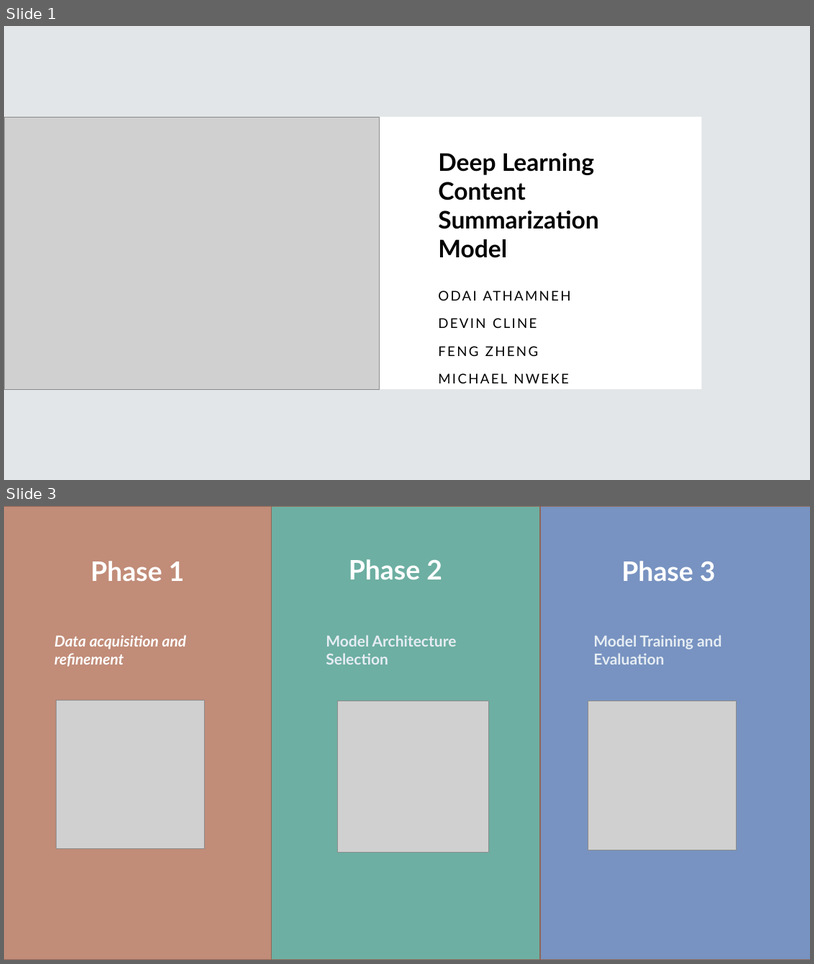
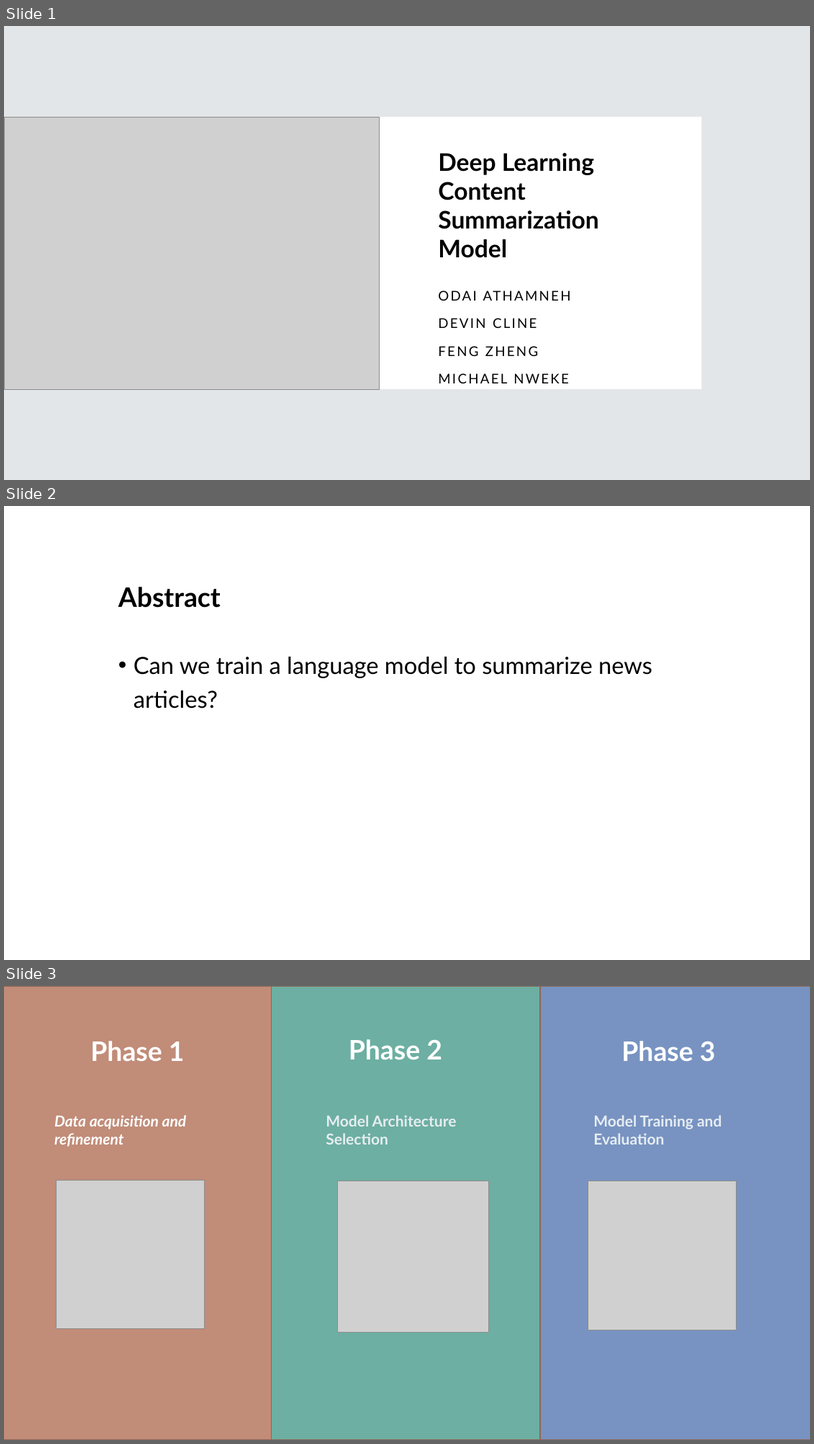
Before and after one commit to heyodai/cs5530-project, a slide deck: Presentation.pptx. Shown one above the other, each under a label of ours: slides 1 and 3 before the commit, slides 1, 2 and 3 after it; the slides between them are not shown. The pictures are 814x964 and 814x1444 pixels, drawn with LibreOffice and Linux fonts; fonts in the diff are those of the drawing; grey boxes stand for pictures. Boxes give left, top, right and bottom in pixels: in the first picture for what was removed or moved away, otherwise in the second. Text is boxed around its words. In the diff, an @@ line names an element or a change of style, - is before the commit and + after.

```diff
--- a/Presentation.pptx
+++ b/Presentation.pptx
@@ slide 2 added at box(4, 506, 810, 960), background #FFFFFF @@
@@ title added at box(118, 587, 221, 608), 32 pt, text #000000, bold @@
+Abstract
@@ text added at box(134, 656, 653, 708), 28 pt, text #000000 @@
+• Can we train a language model to summarize news articles?
```
Also in this commit, not shown: 2 slides changed, 7 other slides added, 1 slide removed.
